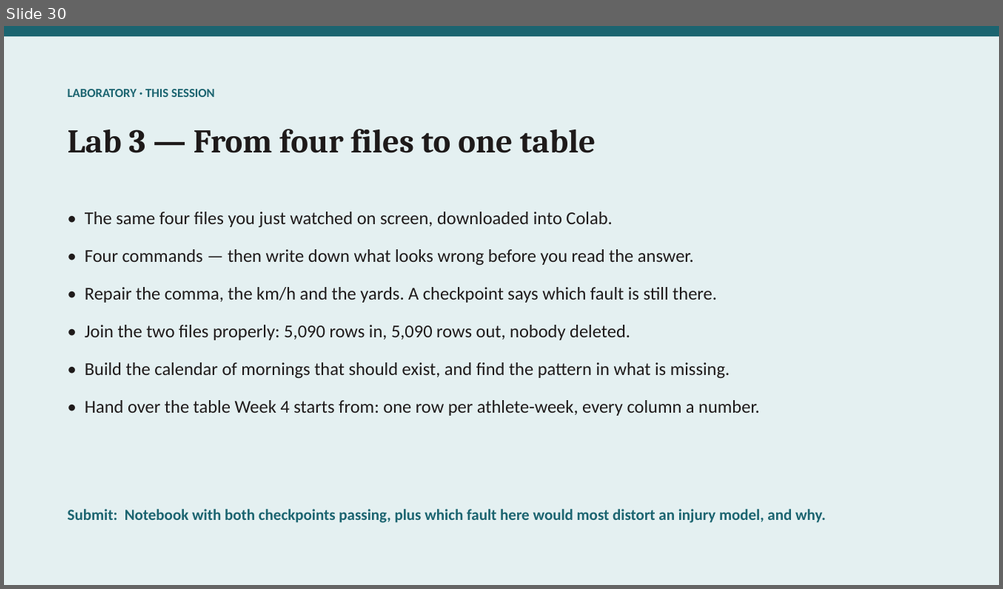
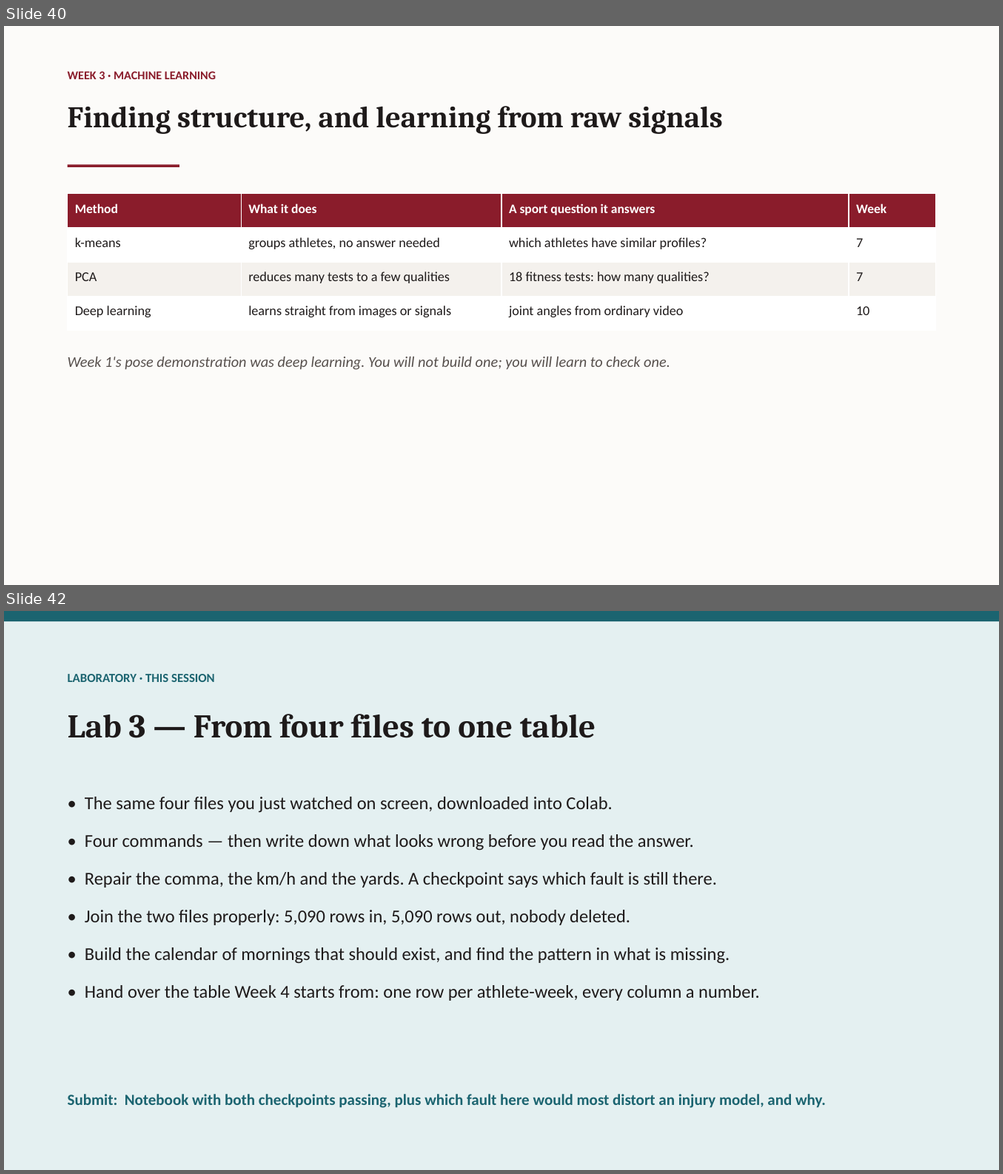
Before and after one commit to galipaydin/pes3850, a slide deck: lectures/week03/slides.pptx. Shown one above the other, each under a label of ours: slide 30 before the commit, slides 40 and 42 after it; the slides between them are not shown. The pictures are 1003x589 and 1003x1174 pixels, drawn with LibreOffice and Linux fonts; fonts in the diff are those of the drawing. Boxes give left, top, right and bottom in pixels: in the first picture for what was removed or moved away, otherwise in the second. Text is boxed around its words. In the diff, an @@ line names an element or a change of style, - is before the commit and + after.

Commit message:
Week 3 slides: preprocessing, analysis and machine learning

```diff
--- a/lectures/week03/slides.pptx
+++ b/lectures/week03/slides.pptx
@@ slide 40 added at [4,26,999,585], background #FCFBF9 @@
@@ text added at [68,71,216,79], 11.5 pt, text #8A1C2B, bold @@
+WEEK 3 · MACHINE LEARNING
@@ text added at [68,106,723,134], 29 pt, text #1E1A1A, bold @@
+Finding structure, and learning from raw signals
@@ rectangle added at [68,165,179,168], fill #8A1C2B @@
@@ table added at [68,194,935,330], 4 rows, 4 columns @@
+Method | What it does | A sport question it answers | Week
+k-means | groups athletes, no answer needed | which athletes have similar profiles? | 7
+PCA | reduces many tests to a few qualities | 18 fitness tests: how many qualities? | 7
+Deep learning | learns straight from images or signals | joint angles from ordinary video | 10
@@ text added at [68,357,670,370], 14.5 pt, text #57504D, italic @@
+Week 1's pose demonstration was deep learning. You will not build one; you will learn to check one.
@@ what was slide 30 is now slide 42 @@
```
Also in this commit, not shown: 11 other slides added, 1 other file.
